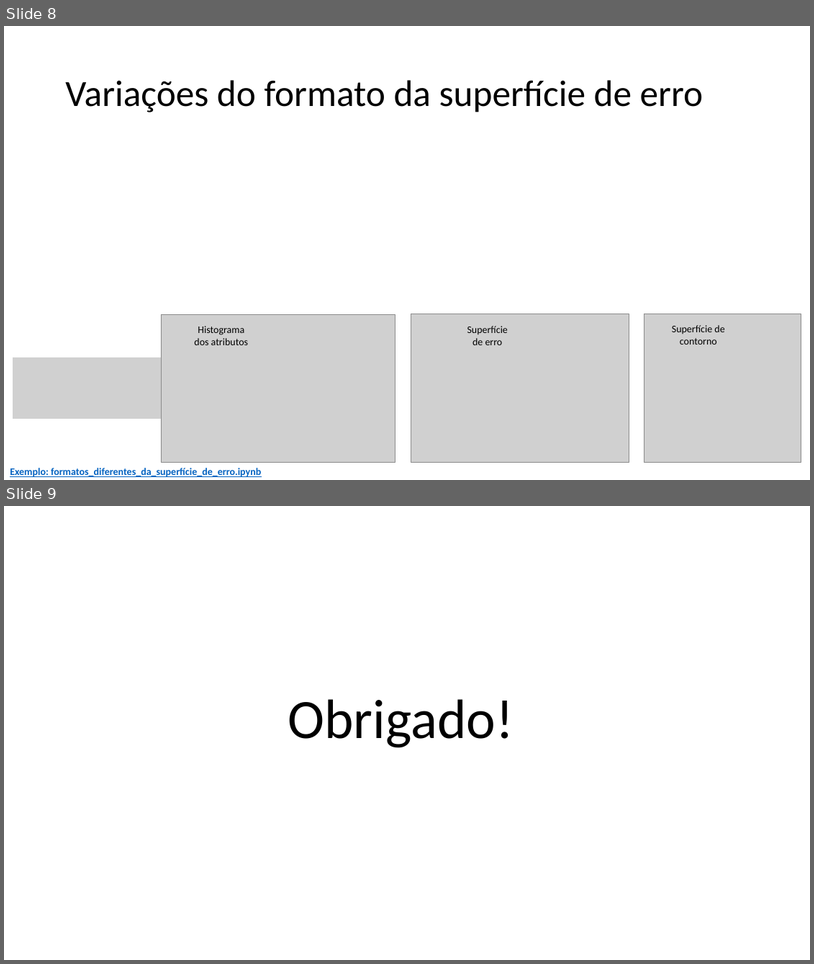
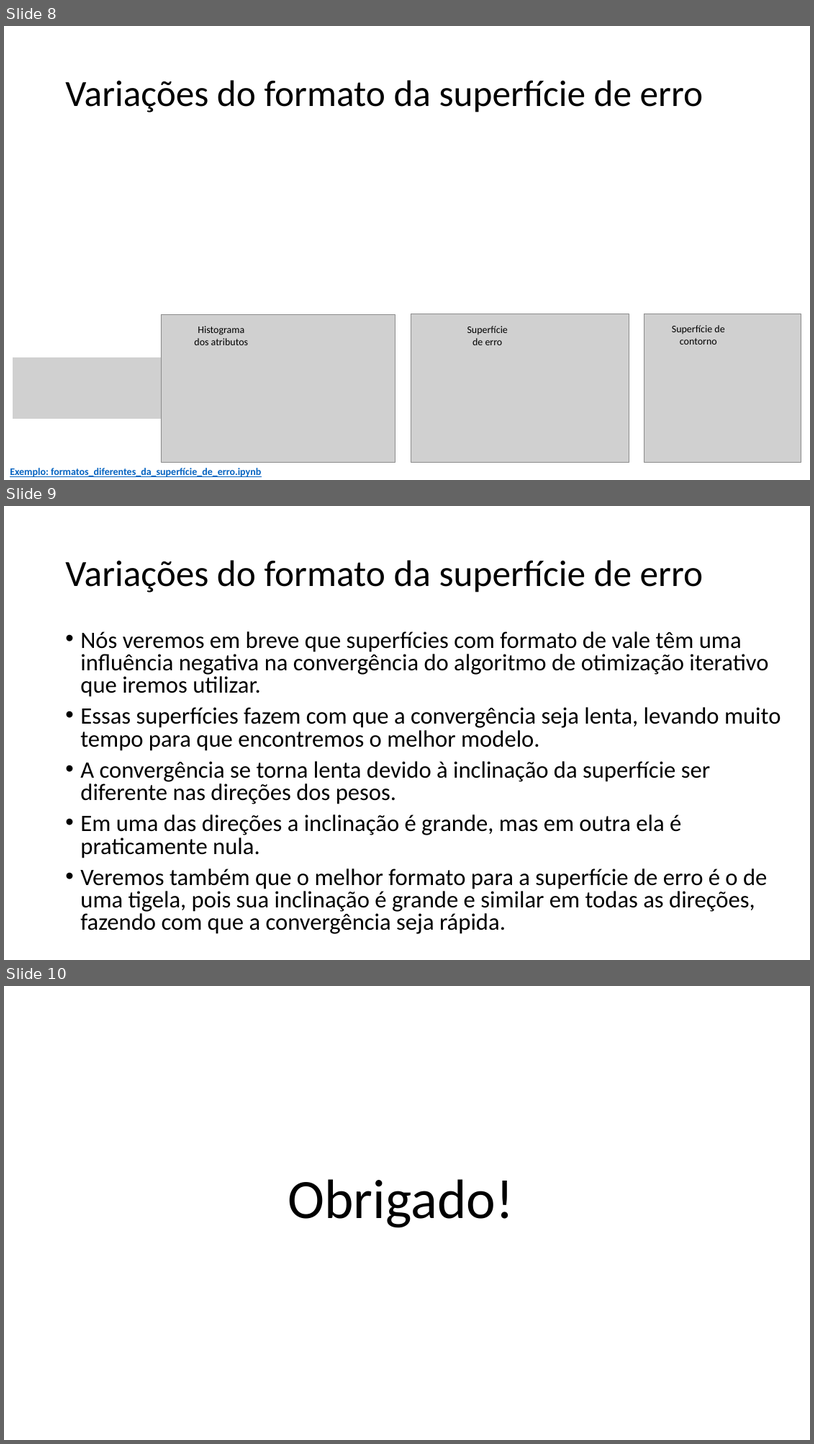
Before and after one commit to zz4fap/t319_aprendizado_de_maquina, a slide deck: slides/T319_Regressão_Linear (Variações do formato da superfície de erro).pptx. Shown one above the other, each under a label of ours: slides 8 and 9 before the commit, slides 8, 9 and 10 after it. The pictures are 814x964 and 814x1444 pixels, drawn with LibreOffice and Linux fonts; fonts in the diff are those of the drawing; grey boxes stand for pictures. Boxes give left, top, right and bottom in pixels: in the first picture for what was removed or moved away, otherwise in the second. Text is boxed around its words. In the diff, an @@ line names an element or a change of style, - is before the commit and + after.

```diff
--- a/slides/T319_Regressão_Linear (Variações do formato da superfície de erro).pptx
+++ b/slides/T319_Regressão_Linear (Variações do formato da superfície de erro).pptx
@@ slide 9 added at bbox=[4, 506, 810, 960], background #FFFFFF @@
@@ title added at bbox=[65, 560, 704, 592], 44 pt, text #000000 @@
+Variações do formato da superfície de erro
@@ text added at bbox=[80, 631, 782, 934], 28 pt, text #000000 @@
+• Nós veremos em breve que superfícies com formato de vale têm uma influência negativa na convergência do algoritmo de otimização iterativo que iremos utilizar.
+• Essas superfícies fazem com que a convergência seja lenta, levando muito tempo para que encontremos o melhor modelo.
+• A convergência se torna lenta devido à inclinação da superfície ser diferente nas direções dos pesos.
+• Em uma das direções a inclinação é grande, mas em outra ela é praticamente nula.
+• Veremos também que o melhor formato para a superfície de erro é o de uma tigela, pois sua inclinação é grande e similar em todas as direções, fazendo com que a convergência seja rápida.
@@ what was slide 9 is now slide 10 @@
```
Also in this commit, not shown: 12 other files.
